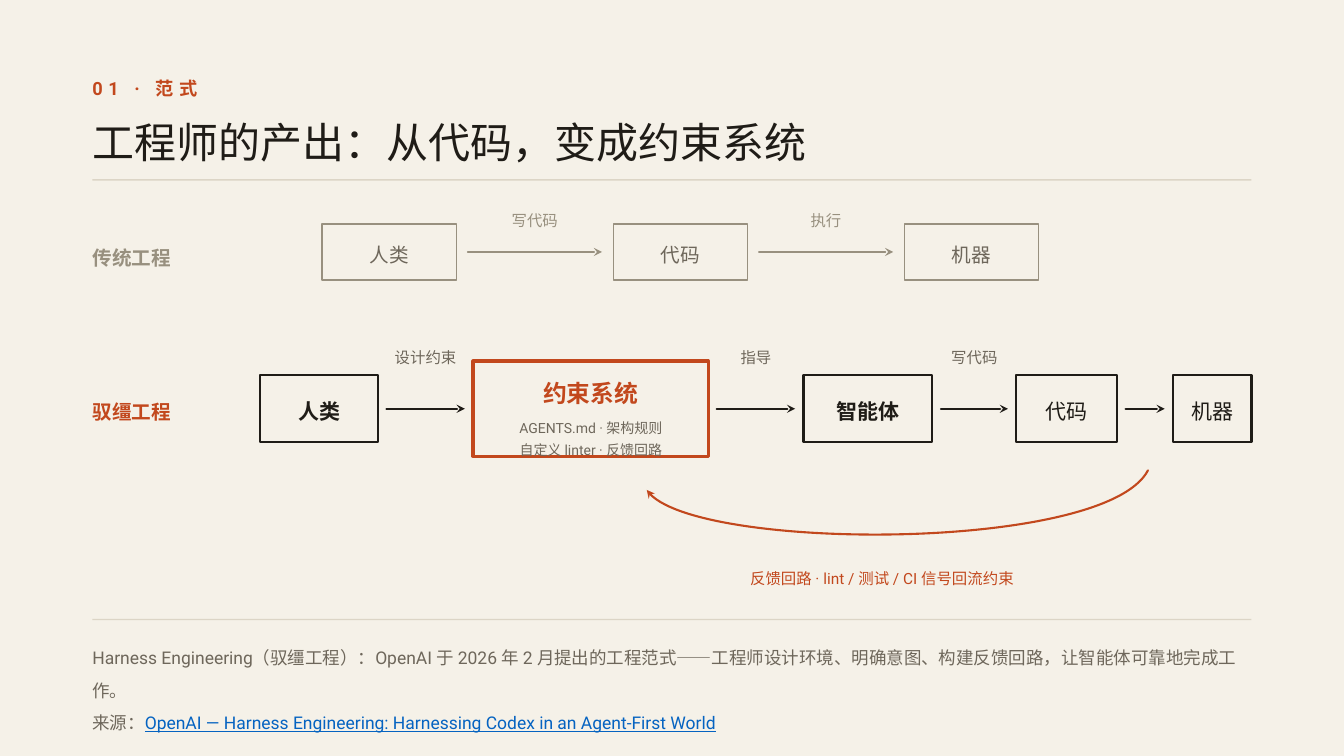
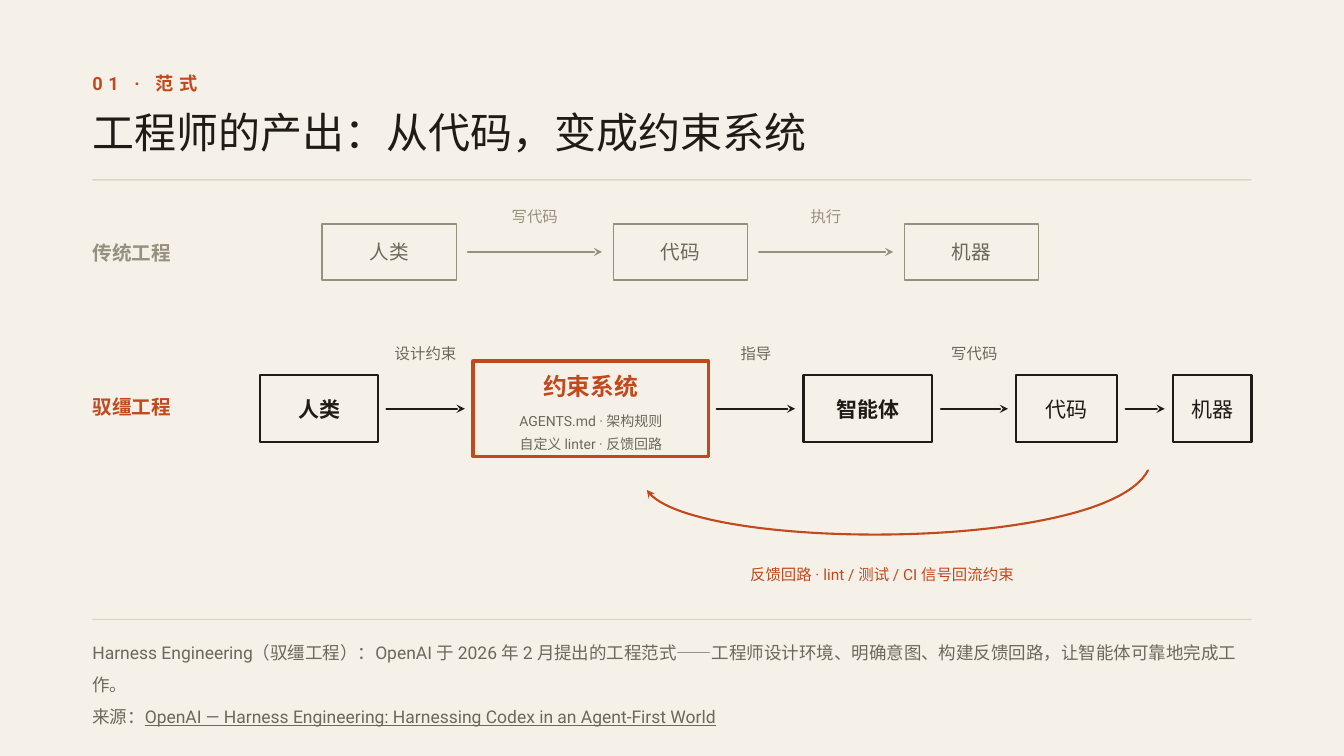
Before and after one commit to deusyu/harness-engineering, a slide deck: slide 2 of works/harness-engineering-intro-deck/deck/deck.pptx. Drawn at 1344x756 pixels with LibreOffice and Linux fonts; fonts in the diff are those of the drawing. Boxes give left, top, right and bottom in pixels: in the first picture for what was removed or moved away, otherwise in the second. Text is boxed around its words. In the diff, an @@ line names an element or a change of style, - is before the commit and + after.

```diff
--- a/works/harness-engineering-intro-deck/deck/deck.pptx
+++ b/works/harness-engineering-intro-deck/deck/deck.pptx
@@ text "01 · 范式" at (92, 74, 198, 92): line spacing 1.2 to 15.6pt @@
@@ text "工程师的产出：从代码，变成约束系统" at (92, 112, 806, 153): line spacing 1.2 to 36pt @@
@@ text "约束系统" at (543, 374, 638, 397): line spacing 1.2 to 20.4pt @@
@@ line spacing 1.2 to 18pt in 4 elements at (298, 399, 340, 419), (836, 399, 899, 419), (1046, 399, 1088, 419), (1191, 399, 1233, 419) @@
@@ line spacing 1.2 to 16.8pt in 5 elements at (92, 243, 170, 262), (370, 242, 409, 261), (661, 243, 700, 261), (952, 242, 991, 261), (92, 397, 170, 416) @@
@@ text "AGENTS.md · 架构规则": place and size @@
-text "AGENTS.md · 架构规则" at (519, 421, 662, 458)
+text "AGENTS.md · 架构规则" at (519, 414, 662, 450)
@@ text "AGENTS.md · 架构规则" at (519, 414, 662, 450): line spacing 1.3 to 16pt @@
@@ line spacing 1.2 to 13.2pt in 6 elements at (512, 209, 558, 223), (811, 209, 842, 223), (395, 346, 457, 360), (741, 346, 772, 360), (951, 346, 997, 360), (750, 567, 1014, 582) @@
@@ text "Harness Engineering（驭缰工程）：OpenAI 于 2026 年 ..." at (92, 644, 1236, 727): text colour #0563C1 to #6E675B in "来源：OpenAI — Harness Engineering: Harnessing Codex in ..."; line spacing 1.55 to 23pt @@
```
Also in this commit, not shown: 9 other slides changed, 18 other files.
